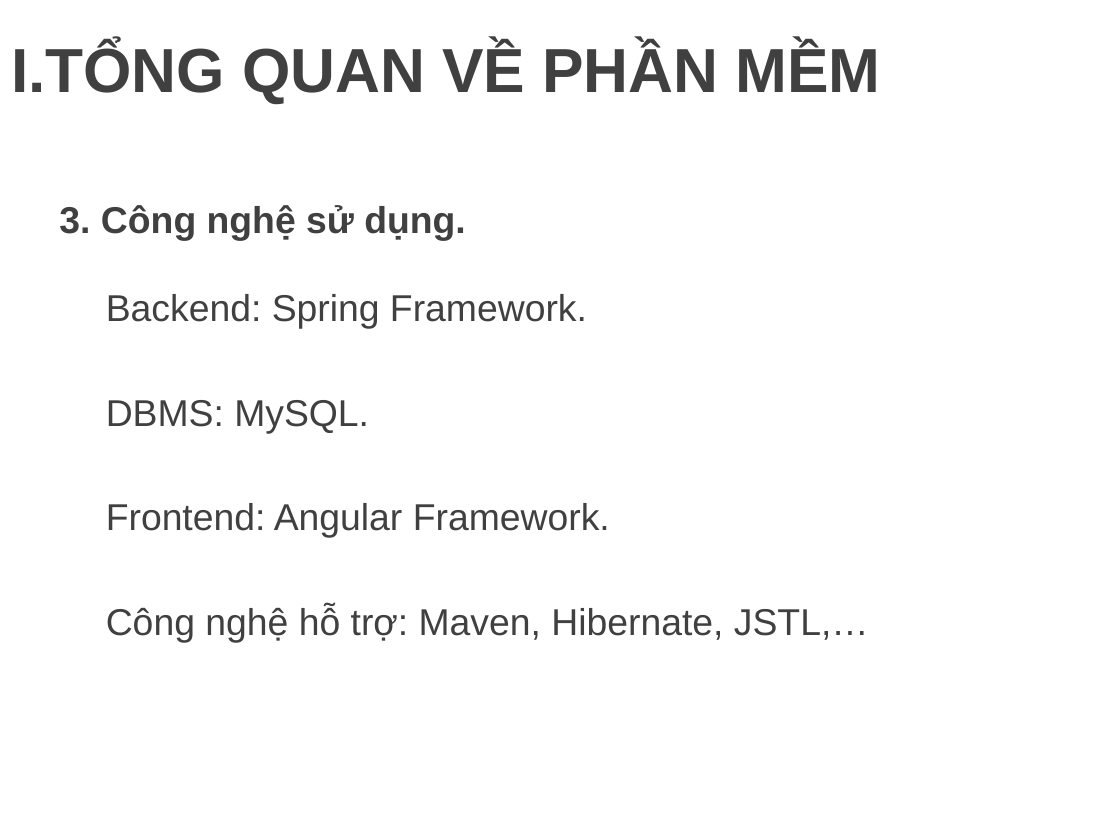
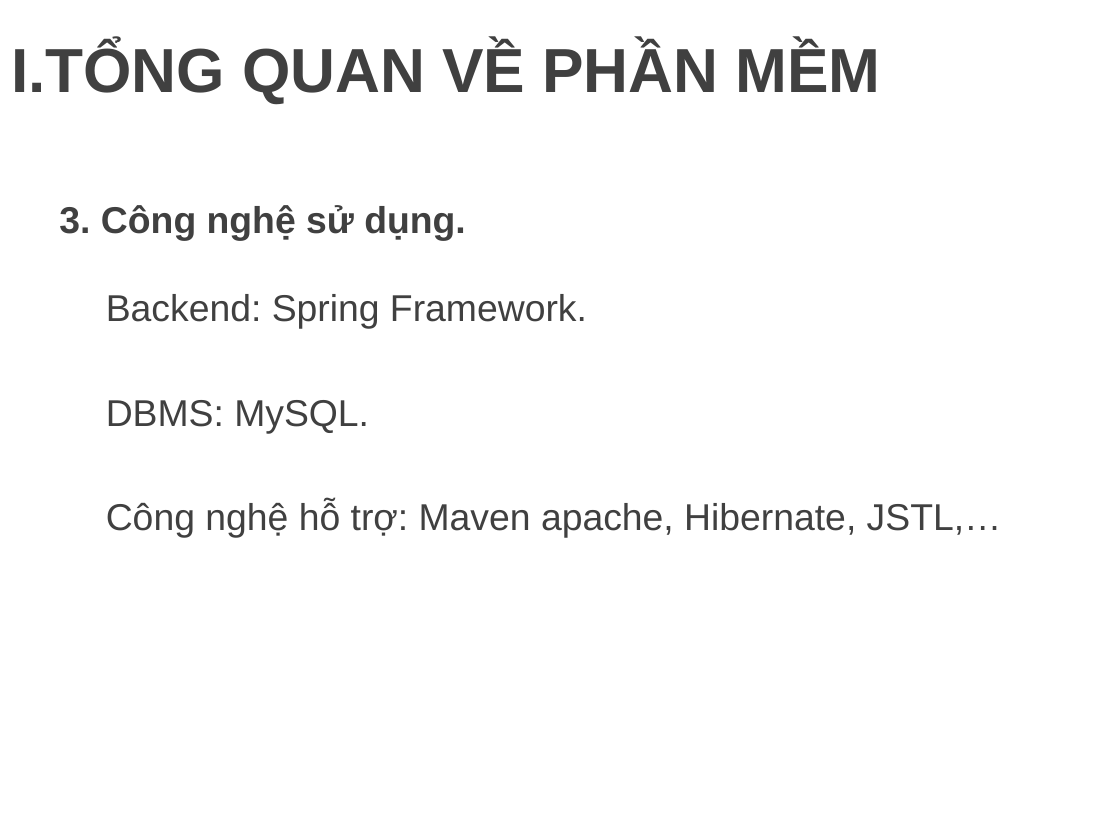
Before and after one commit to minhdat1602/2021_cnpm_group09, a slide deck: slide 4 of document_slide/slide.pptx. Drawn at 1120x840 pixels with LibreOffice and Linux fonts; fonts in the diff are those of the drawing; background and template pictures are left out. Boxes give left, top, right and bottom in pixels: in the first picture for what was removed or moved away, otherwise in the second. Text is boxed around its words. In the diff, an @@ line names an element or a change of style, - is before the commit and + after.

```diff
--- a/document_slide/slide.pptx
+++ b/document_slide/slide.pptx
@@ text at bbox=[106, 503, 1002, 538]: text changed @@
-Frontend: Angular Framework.
-Công nghệ hỗ trợ: Maven, Hibernate, JSTL,…
+Công nghệ hỗ trợ: Maven apache, Hibernate, JSTL,…
```
Also in this commit, not shown: 3 other slides changed, 2 slides added, 5 slides removed, 3 other files.
